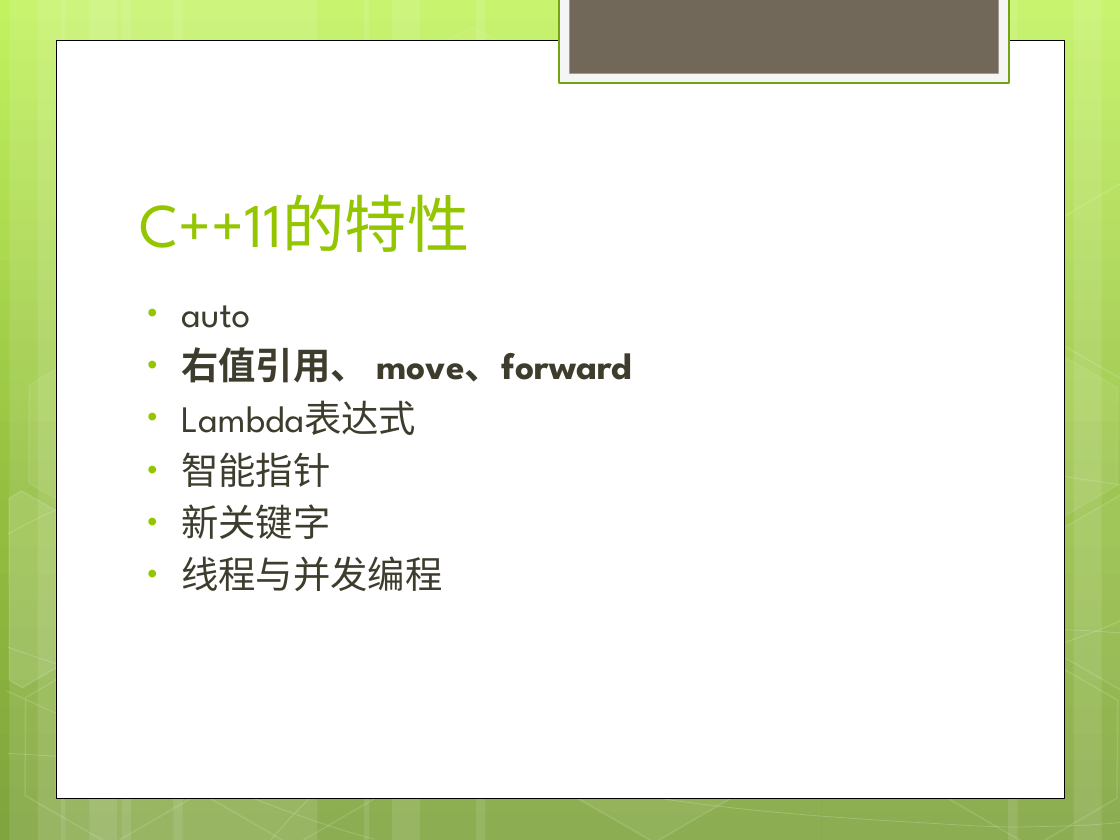
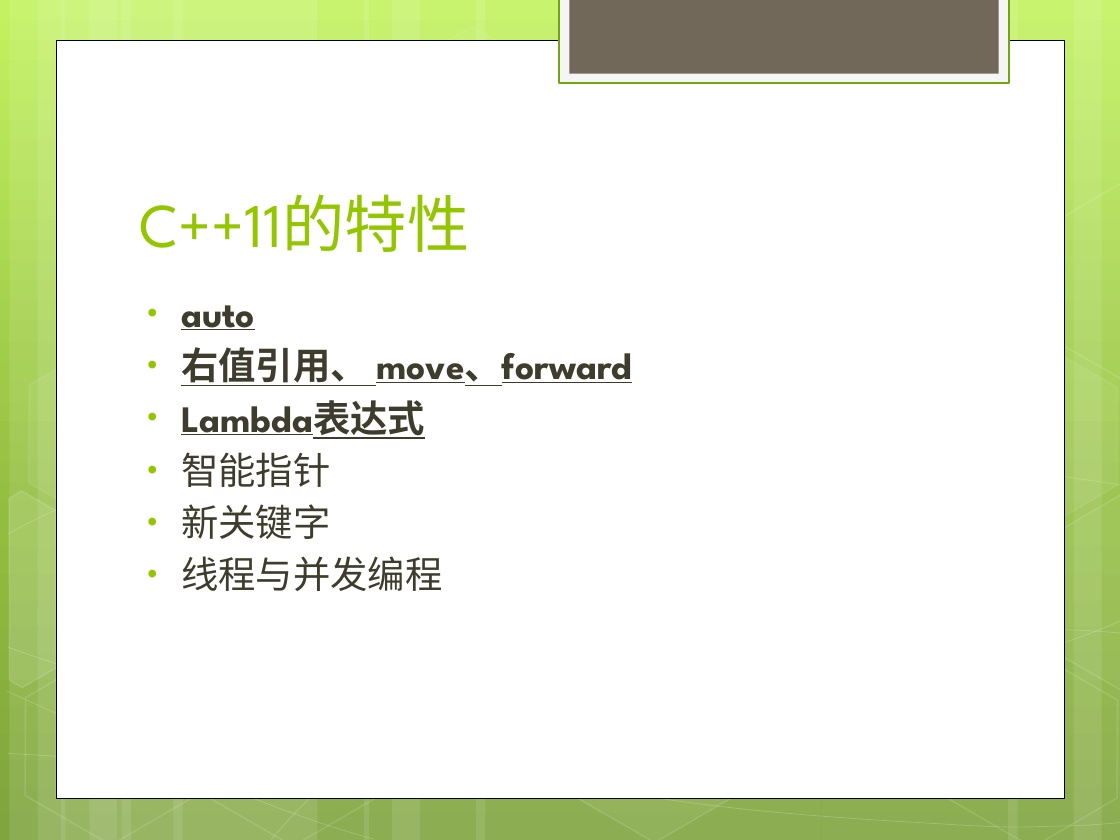
Before and after one commit to war10ck-efz/cpplearning, a slide deck: slide 3 of doc/c++11learning.pptx. Drawn at 1120x840 pixels with LibreOffice and Linux fonts; fonts in the diff are those of the drawing. Boxes give left, top, right and bottom in pixels: in the first picture for what was removed or moved away, otherwise in the second. Text is boxed around its words. In the diff, an @@ line names an element or a change of style, - is before the commit and + after.

```diff
--- a/doc/c++11learning.pptx
+++ b/doc/c++11learning.pptx
@@ text at (181,305,632,439): bold on in "auto", "Lambda表达式"; underline on in "auto", "右值引用、 move、forward", "Lambda表达式" @@
```
Also in this commit, not shown: 8 other slides changed, 2 slides added, 1 slide removed.
